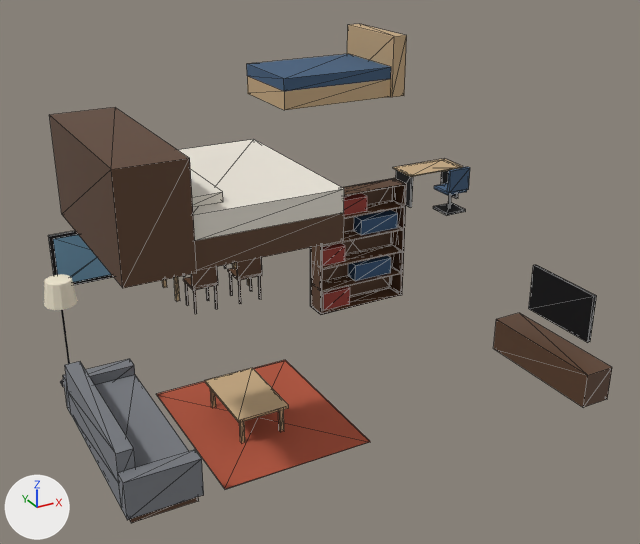
One commit to the glTF model examples/demo-site/furniture.glb: the scene before it, then after it.
The view is the same before and after, from a 50 mm camera at (-1.63, -6.9, 6.51) aimed at (4.56, 4.35, 0.89). Every picture has the same lights, and +X, +Y and +Z are marked at lower left. The picture after the commit comes second. Mesh edges are drawn as thin lines on the coarser meshes. Where no turn or scale is listed for an object, it has been applied to the vertices.

Before the edit, the objects in view are built like this:
```python
me_furn_bed_1 = bpy.data.meshes.new('Furn_bed_1')
me_furn_bed_1.from_pydata(...)  # 28 vertices, 48 faces; spans x -1.15..1.15, y -1.1..1.1, z -0.55..0.55
# faces by material slot: [24, 24]
me_furn_bed_1.materials.append(mat_linen)  # white #ece6da
me_furn_bed_1.materials.append(mat_wood_walnut)  # brown #5c3f2a
me_furn_bed_2 = bpy.data.meshes.new('Furn_bed_2')
me_furn_bed_2.from_pydata(...)  # 20 vertices, 36 faces; spans x -1.0..1.0, y -0.67..0.67, z -0.44..0.44
# faces by material slot: [12, 24]
me_furn_bed_2.materials.append(mat_fabric_blue)  # blue #45607e
me_furn_bed_2.materials.append(mat_wood_ash)  # beige #c9ab82
me_furn_desk_chair = bpy.data.meshes.new('Furn_desk_chair')
me_furn_desk_chair.from_pydata(...)  # a box spanning x -0.25..0.25, y -0.225..0.275, z -0.5..-0.45, material slot 0; a box spanning x -0.02..0.02, y 0.005..0.045, z -0.45..-0.05, material slot 0; a box spanning x -0.25..0.25, y -0.225..0.275, z -0.05..0.02, material slot 1; a box spanning x -0.25..0.25, y -0.275..-0.195, z 0.02..0.5, material slot 1
me_furn_desk_chair.materials.append(mat_black_steel)  # black #1f1f21
me_furn_desk_chair.materials.append(mat_fabric_blue)  # blue #45607e
ob_furn_bed_1 = bpy.data.objects.new('Furn_bed_1', me_furn_bed_1)
ob_furn_bed_1.location = (1.45, 1.35, 3.75)
ob_furn_bed_2 = bpy.data.objects.new('Furn_bed_2', me_furn_bed_2)
ob_furn_bed_2.location = (5.72, 6.3, 3.7)
ob_furn_bed_2.scale = (1.12, 1.12, 1.12)
ob_furn_desk_chair = bpy.data.objects.new('Furn_desk_chair', me_furn_desk_chair)
ob_furn_desk_chair.location = (9.6, 7.68, 0.5)
# also in view: 'Furn_media_unit' at (6.68, 1.35, 0.73); 'Furn_bookcase' at (5.5, 4.76, 1.0); 'Furn_coffee_table' at (2.35, 2.35, 0.2); 'Furn_sofa' at (0.75, 2.3, 0.43); 'Furn_rug' at (2.5, 2.3, 0.01)
```
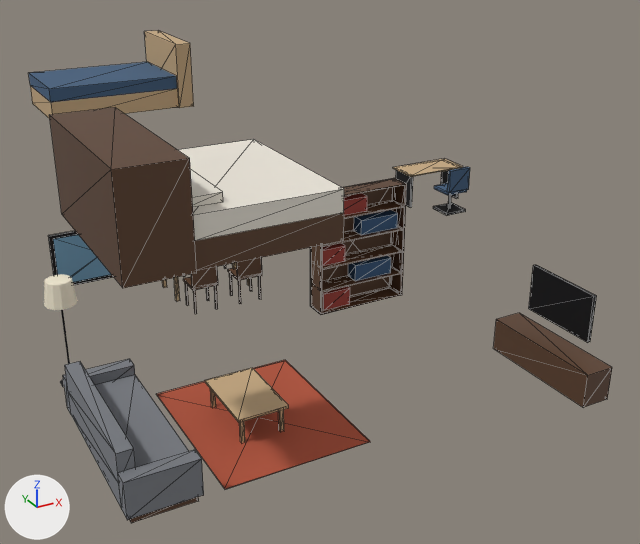
Changed parts and their boxes [x1, y1, x2, y2] in the pictures (640 x 544 px):
'Furn_bed_2', moved: before [247, 24, 407, 110]; after [29, 30, 194, 119]

The edits, one by one:
Object 'Furn_bed_2' (ob_furn_bed_2) moves from (5.72, 6.3, 3.7) to (2.32, 7.3, 3.7).
